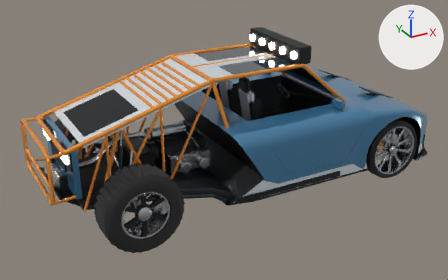
The glTF model godot/assets/vehicles/models/knifeedge/lod/knifeedge_blueprint_LOD1.glb: old version first, new version second.
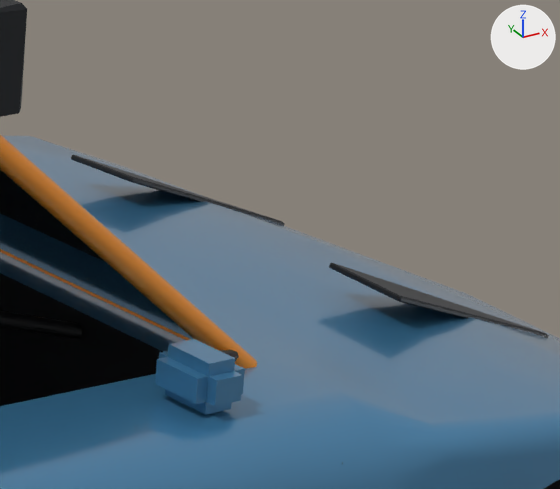
The first picture shows the older version from a 50 mm camera at (-3.65, -6.23, 3.65) aimed at (-0.22, 0.0, 0.54). The close-ups show the older and then the newer version on the part from 69% to 88% of the width and 16% to 43% of the height of that picture. Only the edits that show in the close-ups are written down. Every picture has the same lights, and +X, +Y and +Z are marked at upper right. Where no turn or scale is listed for an object, it has been applied to the vertices. Vertices at exactly the same position are counted once.

The first close-up shows 'Body_CageRoof.001', 'Body_Shell.001', 'Detail_Iron', 'Detail_Paint', 'Glass_Windshield.001' and 1 more.
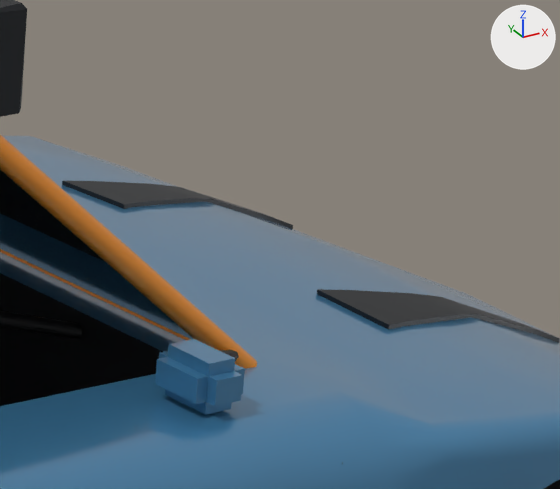
Boxes [x1, y1, x2, y2] around the edits, measured in the close-ups (560 x 489 px):
'Detail_Iron', reshaped: before [0, 0, 549, 464]; after [0, 0, 560, 464]
part 1 of me_detail_iron_mesh, rebuilt (8% wider, 32% shorter): before [71, 155, 285, 226]; after [62, 181, 293, 229]
part 2 of me_detail_iron_mesh, rebuilt: before [329, 263, 549, 338]; after [317, 289, 560, 343]

The change in detail:
me_detail_iron_mesh is used by ob_detail_iron; location (0.0, 0.0, 0.0).
me_detail_iron_mesh had 1241 vertices, 2306 faces and spanned x -2.41..2.63, y -1.03..1.03, z 0.19..1.76.
me_detail_iron_mesh now has 1385 vertices, 2594 faces and spans x -2.41..2.63, y -1.03..1.03, z 0.19..1.76.
me_detail_iron_mesh part 1: the loose piece of 18 vertices spanning x 1.6..2.12, y 0.32..0.54, z 0.82..1.04 is rebuilt with 90 vertices and now spans x 1.58..2.15, y 0.32..0.54, z 0.8..0.99.
me_detail_iron_mesh part 2: the loose piece of 18 vertices spanning x 1.6..2.12, y -0.54..-0.32, z 0.82..1.04 is rebuilt with 90 vertices and now spans x 1.58..2.15, y -0.54..-0.32, z 0.8..0.99.
Other edits to the shape of me_detail_iron_mesh do not show in these pictures.
